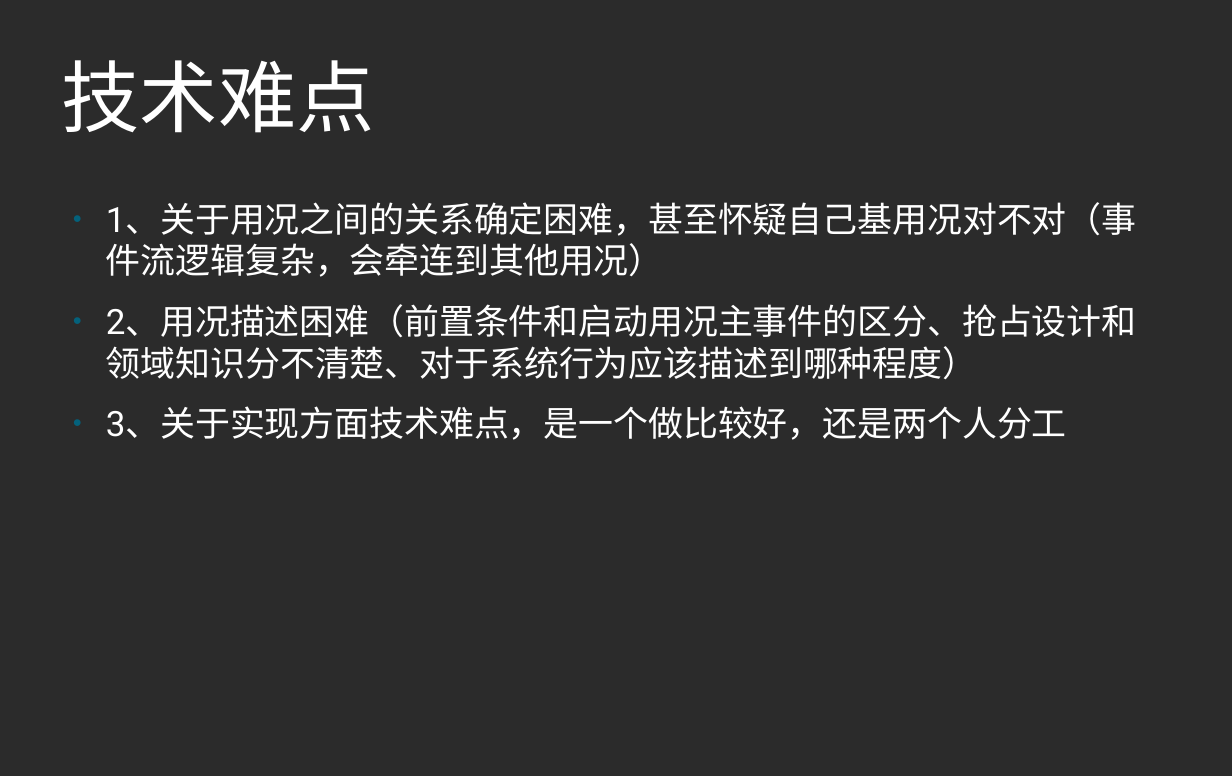
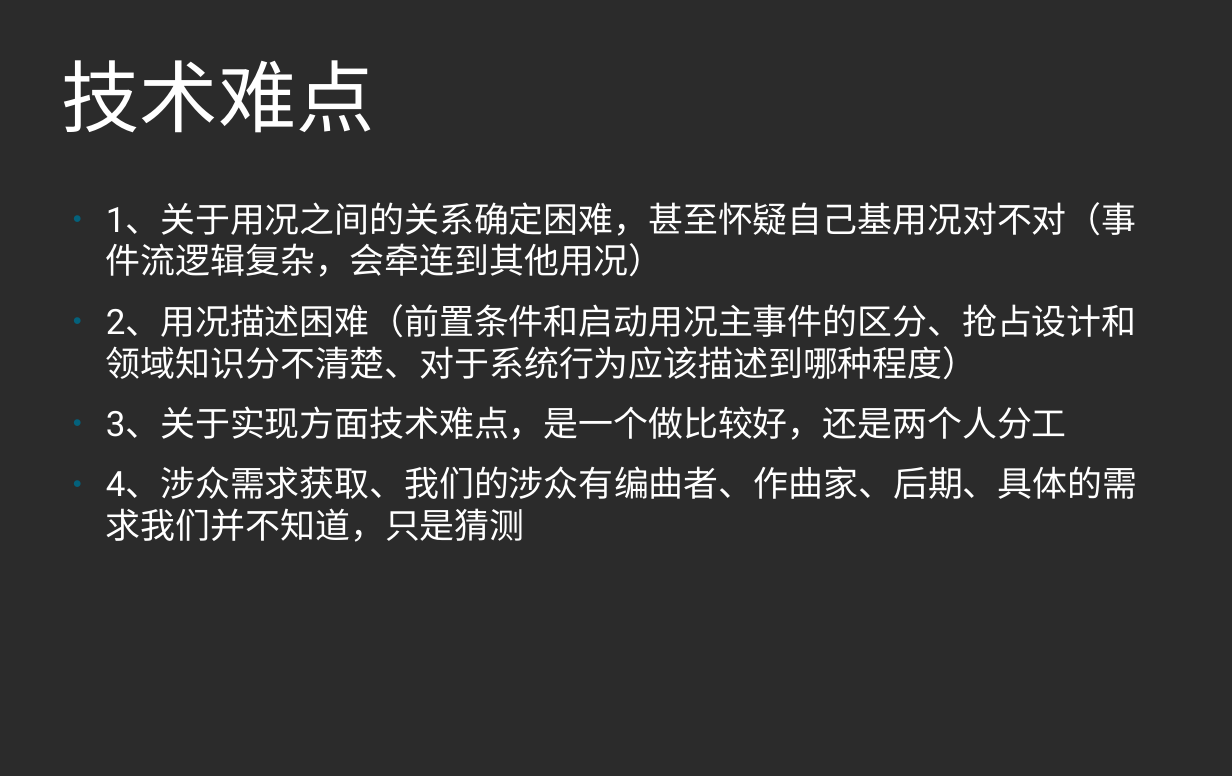
Before and after one commit to 375187588/hydrogenMusic, a slide deck: slide 12 of formal/氢音乐项目进展报告.odp (slide 10 before the commit). Drawn at 1232x776 pixels with LibreOffice and Linux fonts; fonts in the diff are those of the drawing; background and template pictures are left out; a plain dark background stands for a picture behind light text. Boxes give left, top, right and bottom in pixels: in the first picture for what was removed or moved away, otherwise in the second. Text is boxed around its words. In the diff, an @@ line names an element or a change of style, - is before the commit and + after.

```diff
--- a/formal/氢音乐项目进展报告.odp
+++ b/formal/氢音乐项目进展报告.odp
@@ text at [106, 466, 1138, 542]: paragraph added @@
+● 4、涉众需求获取、我们的涉众有编曲者、作曲家、后期、具体的需求我们并不知道，只是猜测
```
Also in this commit, not shown: 4 other slides changed, 2 slides added, 5 other files.
